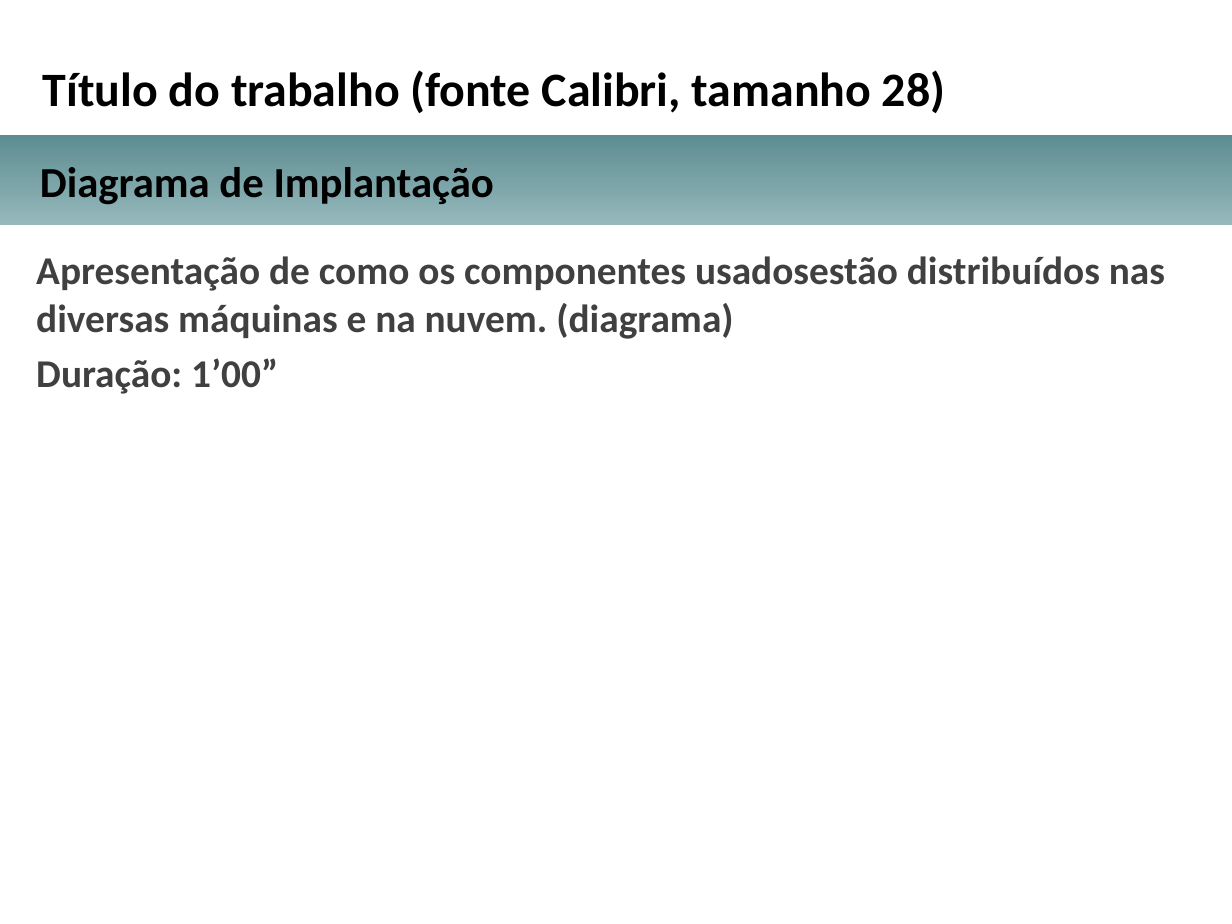
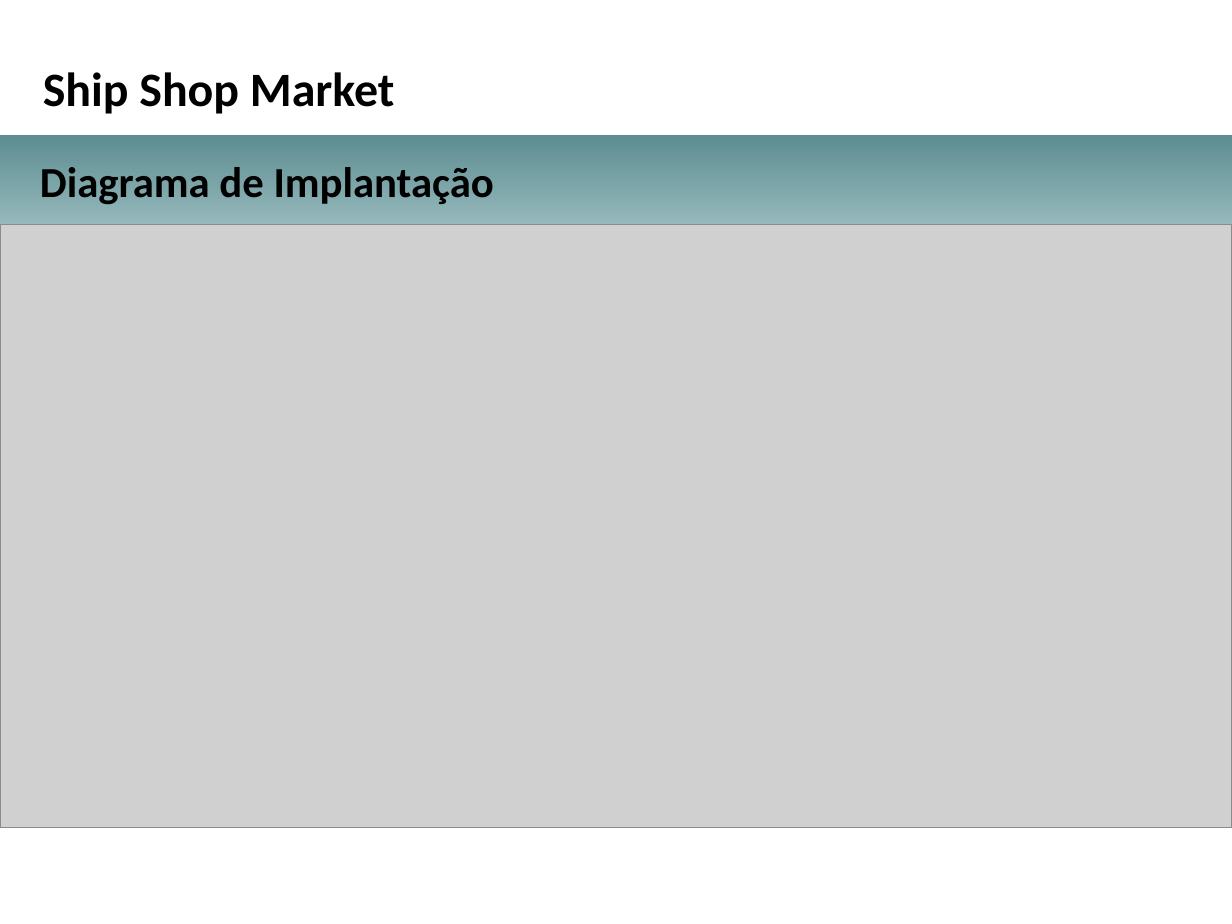
Before and after one commit to dvp333/tcc-arq-soft-dist, a slide deck: slide 8 of Enunciado e modelos/Orientação e Modelo para a Apresentação para a Banca/Apresentacao_projeto_arquitetural_TCC.pptx. Drawn at 1232x924 pixels with LibreOffice and Linux fonts; fonts in the diff are those of the drawing; grey boxes stand for pictures; background and template pictures are left out. Boxes give left, top, right and bottom in pixels: in the first picture for what was removed or moved away, otherwise in the second. Text is boxed around its words. In the diff, an @@ line names an element or a change of style, - is before the commit and + after.

```diff
--- a/Enunciado e modelos/Orientação e Modelo para a Apresentação para a Banca/Apresentacao_projeto_arquitetural_TCC.pptx
+++ b/Enunciado e modelos/Orientação e Modelo para a Apresentação para a Banca/Apresentacao_projeto_arquitetural_TCC.pptx
@@ text at (x1=43, y1=72, x2=394, y2=114): text changed @@
-Título do trabalho (fonte Calibri, tamanho 28)
+Ship Shop Market
@@ picture added at (x1=0, y1=224, x2=1232, y2=827) @@
@@ text removed at (x1=36, y1=256, x2=1165, y2=394) @@
-Apresentação de como os componentes usadosestão distribuídos nas diversas máquinas e na nuvem. (diagrama)
-Duração: 1’00”
```
Also in this commit, not shown: 10 other slides changed.
